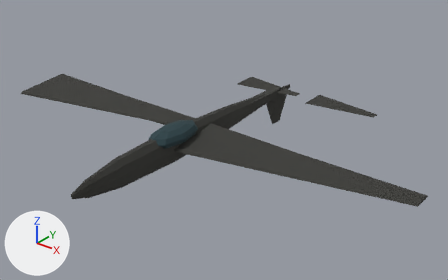
An edit to the glTF model game/assets/units/lancaster_Destroyed.glb, drawn before and after from the same camera.
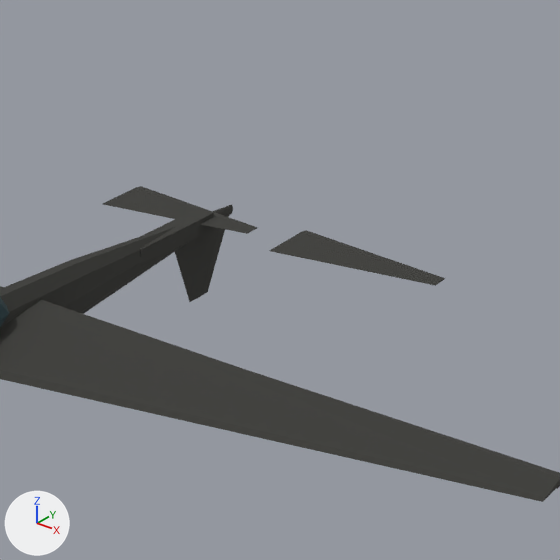
There are two pictures of each version: one whole from a camera (50 mm lens) standing at (24.3, -27.9, 19.4) and looking at (1.2, 0.9, 1.6), one close up on the part from 43% to 95% of the width and 0% to 82% of the height. The lights are fixed; the arrows at lower left show +X, +Y and +Z. The older version's two pictures come first. Where no turn or scale is listed for an object, it has been applied to the vertices.

The older version as bpy lines, for what is in view:
```python
me_elevator_l = bpy.data.meshes.new('Elevator_L')
me_elevator_l.from_pydata(...)  # 8 vertices, 12 faces; spans x 0.0..4.98, y -1.06..1.06, z 0.0..0.05
me_elevator_l.materials.append(mat_burned)  # dark grey #383835
me_elevator_r = bpy.data.meshes.new('Elevator_R')
me_elevator_r.from_pydata(...)  # 8 vertices, 12 faces; spans x 0.0..4.98, y -1.06..1.06, z 0.0..0.05
me_elevator_r.materials.append(mat_burned)  # dark grey #383835
me_rudder = bpy.data.meshes.new('Rudder')
me_rudder.from_pydata(...)  # 8 vertices, 12 faces; spans x 0.0..0.05, y -1.7..1.7, z -2.6..0.0
me_rudder.materials.append(mat_burned)  # dark grey #383835
me_tailboom = bpy.data.meshes.new('TailBoom')
me_tailboom.from_pydata(...)  # a box spanning x -0.31..0.31, y -1.91..1.91, z -0.28..0.28
me_tailboom.materials.append(mat_burned)  # dark grey #383835
ob_elevator_l = bpy.data.objects.new('Elevator_L', me_elevator_l)
ob_elevator_l.location = (-3.11, 8.9, 2.42)
ob_elevator_r = bpy.data.objects.new('Elevator_R', me_elevator_r)
ob_elevator_r.location = (3.11, 8.9, 2.42)
ob_rudder = bpy.data.objects.new('Rudder', me_rudder)
ob_rudder.location = (0.0, 8.9, 2.29)
ob_tailboom = bpy.data.objects.new('TailBoom', me_tailboom)
ob_tailboom.location = (0.0, 7.21, 2.29)
# also in view: 'Wing_R' at (7.5, -1.0, 2.4); 'Fuselage' at (0.0, 0.0, 2.2)
```
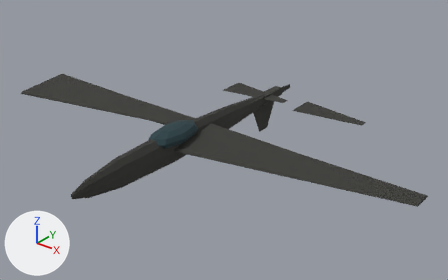
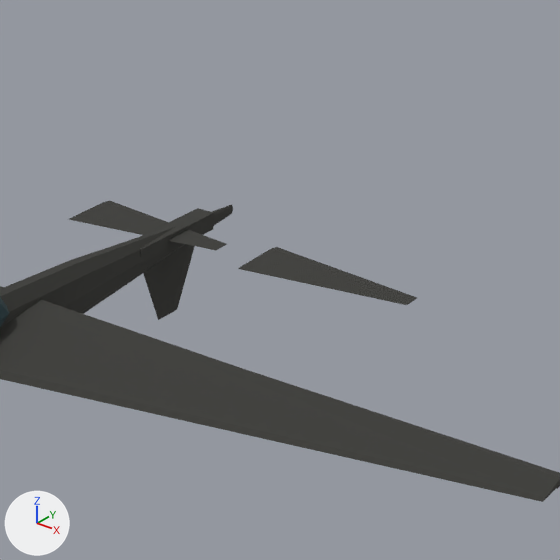
Location of each change, (x1, y1, x2, y2) in pixels of the close-ups (560 x 560 px):
```json
{"object": "Elevator_R", "change": "moved", "before": [270, 230, 446, 286], "after": [238, 247, 417, 305]}
{"object": "Elevator_L", "change": "moved", "before": [103, 186, 258, 234], "after": [69, 201, 227, 250]}
{"object": "Rudder", "change": "moved", "before": [175, 216, 229, 302], "after": [143, 244, 195, 320]}
```

Scene script edits in JSON lines:
```json
{"op": "set", "path": "ob_elevator_l.location", "old": "(-3.11, 8.9, 2.42)", "new": "(-3.11, 7.21, 2.42)"}
{"op": "set", "path": "ob_elevator_r.location", "old": "(3.11, 8.9, 2.42)", "new": "(3.11, 7.21, 2.42)"}
{"op": "set", "path": "ob_rudder.location", "old": "(0.0, 8.9, 2.29)", "new": "(0.0, 7.21, 2.29)"}
```
